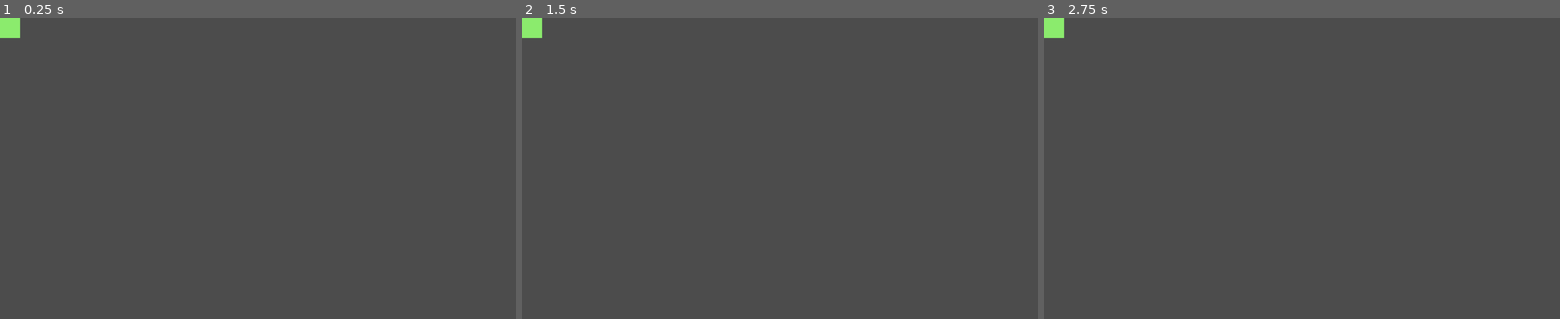
Above: before the commit, frames 1-3 (left to right).
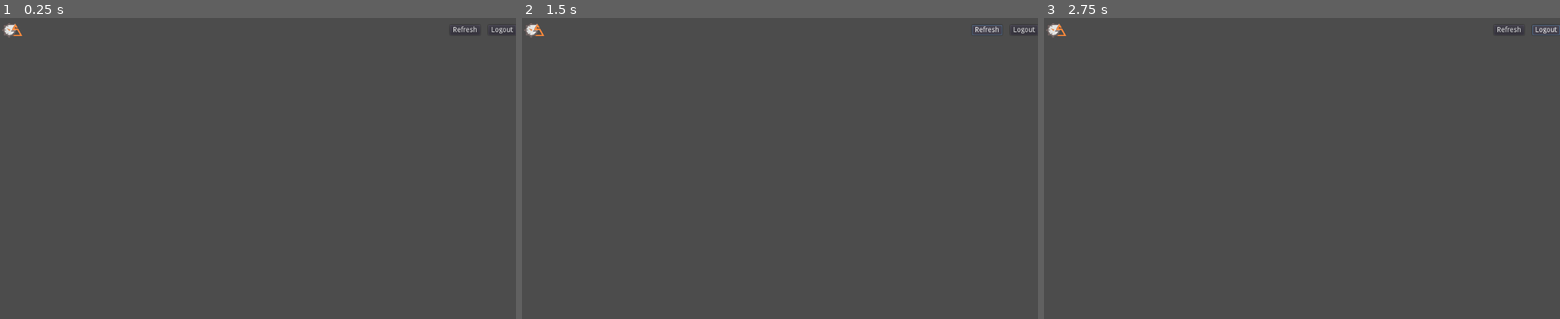
Above: after the commit, the same moments.

Repository: godotassets/plugin
Game: Godot game, scene res://Asset List.tscn
The game is run twice, just before and just after one commit, with the same random seed, the same clock (stepped at 60 frames per second) and the same inputs. Before the commit the project starts from res://Test.tscn.
Inputs (mouse positions are in pixels of both pictures, inside the frame that each line leads up to):
- Up to frame 1 (0.25 s): no input
- Up to frame 2 (1.5 s): click (532, 30) at 0.52 s; click (986, 30) at 1.25 s, where only the run after the commit has a clickable "Refresh"
- Up to frame 3 (2.75 s): click (1544, 30) at 2 s, where only the run after the commit has a clickable "Logout"

The runs differ from the first frame. In frame 1, 0.3% of the frame differs, in the area x 0-100%, y 0-7%; in frame 2, 0.4%; in frame 3, 0.4%.

Commit message:
Login scene, starting on Asset List

Diff:
--- /dev/null
+++ b/godot-assets-integration/Asset List.tscn
@@ -0,0 +1,58 @@
+[gd_scene load_steps=2 format=2]
+
+[ext_resource path="res://logo-256.png" type="Texture" id=1]
+
+[node name="Control" type="Control"]
+anchor_right = 1.0
+anchor_bottom = 1.0
+__meta__ = {
+"_edit_use_anchors_": false
+}
+
+[node name="Layout" type="VBoxContainer" parent="."]
+anchor_right = 1.0
+anchor_bottom = 1.0
+__meta__ = {
+"_edit_use_anchors_": false
+}
+
+[node name="Header" type="HBoxContainer" parent="Layout"]
+margin_right = 1024.0
+margin_bottom = 48.0
+size_flags_horizontal = 3
+custom_constants/separation = 16
+
+[node name="Logo" type="TextureButton" parent="Layout/Header"]
+margin_right = 48.0
+margin_bottom = 48.0
+rect_min_size = Vector2( 48, 48 )
+mouse_default_cursor_shape = 2
+texture_normal = ExtResource( 1 )
+expand = true
+
+[node name="Spacer" type="Control" parent="Layout/Header"]
+margin_left = 64.0
+margin_right = 877.0
+margin_bottom = 48.0
+size_flags_horizontal = 3
+
+[node name="RefreshButton" type="Button" parent="Layout/Header"]
+margin_left = 893.0
+margin_top = 14.0
+margin_right = 953.0
+margin_bottom = 34.0
+size_flags_vertical = 4
+text = "Refresh"
+
+[node name="LogoutButton" type="Button" parent="Layout/Header"]
+margin_left = 969.0
+margin_top = 14.0
+margin_right = 1024.0
+margin_bottom = 34.0
+size_flags_vertical = 4
+text = "Logout"
+
+[node name="Grid" type="GridContainer" parent="Layout"]
+margin_top = 52.0
+margin_right = 1024.0
+margin_bottom = 52.0
--- /dev/null
+++ b/godot-assets-integration/LinkButton.gd
@@ -0,0 +1,4 @@
+extends LinkButton
+
+func _on_LinkButton_pressed():
+	OS.shell_open("https://www.godotassets.com/purchases/plugin")
--- /dev/null
+++ b/godot-assets-integration/Login.tscn
@@ -0,0 +1,57 @@
+[gd_scene load_steps=3 format=2]
+
+[ext_resource path="res://logo-256.png" type="Texture" id=1]
+[ext_resource path="res://LinkButton.gd" type="Script" id=2]
+
+[node name="Control" type="Control"]
+anchor_right = 1.0
+anchor_bottom = 1.0
+__meta__ = {
+"_edit_use_anchors_": false
+}
+
+[node name="CenterColumn" type="VBoxContainer" parent="."]
+anchor_left = 0.5
+anchor_right = 0.5
+anchor_bottom = 1.0
+margin_left = -128.0
+margin_right = 128.0
+custom_constants/separation = 16
+__meta__ = {
+"_edit_use_anchors_": false
+}
+
+[node name="TextureRect" type="TextureRect" parent="CenterColumn"]
+margin_right = 256.0
+margin_bottom = 256.0
+texture = ExtResource( 1 )
+
+[node name="TokenInput" type="LineEdit" parent="CenterColumn"]
+margin_top = 272.0
+margin_right = 256.0
+margin_bottom = 296.0
+clear_button_enabled = true
+placeholder_text = "Access Token"
+
+[node name="LoginButton" type="Button" parent="CenterColumn"]
+margin_top = 312.0
+margin_right = 256.0
+margin_bottom = 332.0
+text = "Login"
+
+[node name="Instructions" type="RichTextLabel" parent="CenterColumn"]
+margin_top = 348.0
+margin_right = 256.0
+margin_bottom = 423.0
+text = "To continue, you'll need to create an access token at godotassets.com
+
+Access tokens expire after 1 hour unless they are used"
+fit_content_height = true
+
+[node name="LinkButton" type="LinkButton" parent="CenterColumn"]
+margin_top = 439.0
+margin_right = 256.0
+margin_bottom = 453.0
+text = "Get an access token"
+script = ExtResource( 2 )
+[connection signal="pressed" from="CenterColumn/LinkButton" to="CenterColumn/LinkButton" method="_on_LinkButton_pressed"]
--- a/godot-assets-integration/project.godot
+++ b/godot-assets-integration/project.godot
@@ -16,7 +16,7 @@
 [application]
 
 config/name="godot-assets-integration"
-run/main_scene="res://Test.tscn"
+run/main_scene="res://Asset List.tscn"
 config/icon="res://icon.png"
 
 [rendering]
Not shown, changed: godot-assets-integration/.mono/metadata/ide_messaging_meta.txt
Binary file added: godot-assets-integration/logo-256.png
Not shown, added: godot-assets-integration/logo-256.png.import
